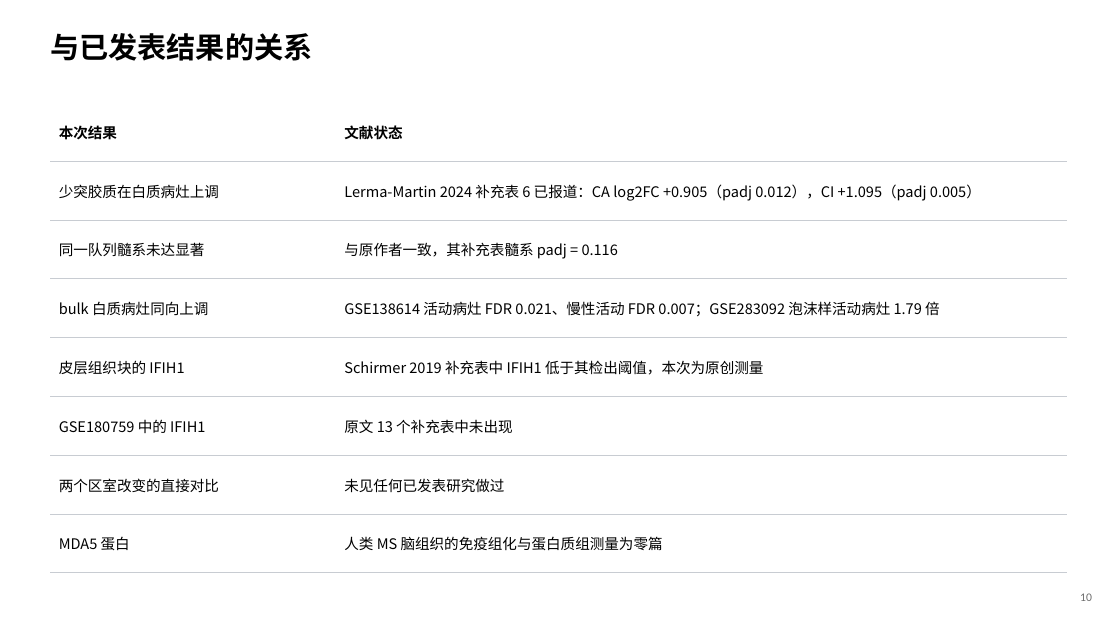
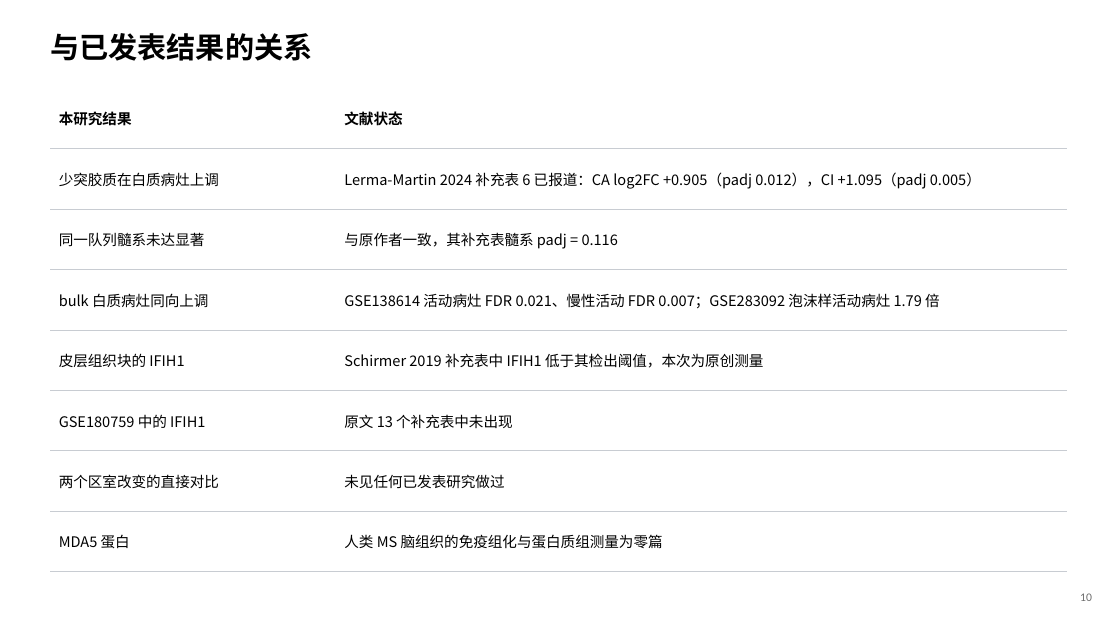
Before and after one commit to 7c96bzczcj-prog/aaa, a slide deck: slide 11 of results/mda5/MDA5_IFIH1_人脑与MS.pptx. Drawn at 1120x630 pixels with LibreOffice and Linux fonts; fonts in the diff are those of the drawing. Boxes give left, top, right and bottom in pixels: in the first picture for what was removed or moved away, otherwise in the second. Text is boxed around its words. In the diff, an @@ line names an element or a change of style, - is before the commit and + after.

```diff
--- a/results/mda5/MDA5_IFIH1_人脑与MS.pptx
+++ b/results/mda5/MDA5_IFIH1_人脑与MS.pptx
@@ table at bbox=[50, 88, 1067, 552] @@
-row 1, column 1: 本次结果
+row 1, column 1: 本研究结果
@@ table: place and size @@
-table at bbox=[50, 103, 1067, 554]
+table at bbox=[50, 88, 1067, 552]
```
Also in this commit, not shown: 9 other slides changed, 2 slides added, 2 slides removed, 16 other files.
